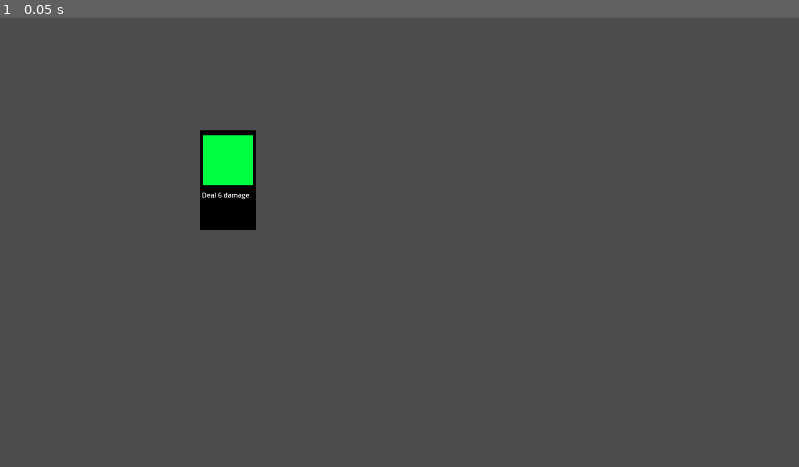
Above: before the commit, frame 1.
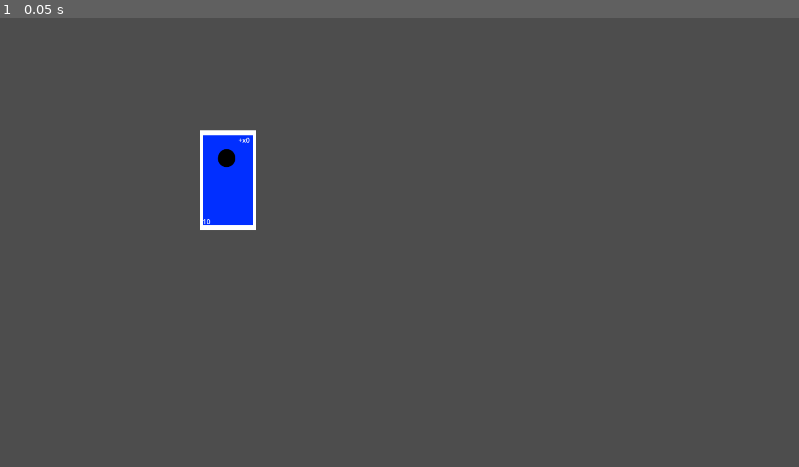
Above: after the commit, the same moment.

Repository: k5nn/ItemShop
Game: Godot game, scene res://components/card/card.tscn
The game is run twice, just before and just after one commit, with the same random seed, the same clock (stepped at 60 frames per second) and the same inputs. The project has no main scene, so this scene is started directly.
Inputs:
- Up to frame 1 (0.05 s): no input

The runs differ from the first frame. In frame 1, 1.6% of the frame differs, in the area x 25-33%, y 24-48%.

Commit message:
house keeping and generic serialization

Diff:
--- a/components/card/battle_layout.tscn
+++ b/components/card/battle_layout.tscn
@@ -1,6 +1,6 @@
 [gd_scene load_steps=2 format=3 uid="uid://b5l6400cyrtfe"]
 
-[ext_resource type="Script" uid="uid://dm1wog71ad3fr" path="res://components/card/quality_layout.gd" id="1_0dwbq"]
+[ext_resource type="Script" uid="uid://dm1wog71ad3fr" path="res://components/card/card_layout.gd" id="1_0dwbq"]
 
 [node name="QualityLayout" type="Control"]
 layout_mode = 3
--- a/components/card/card.gd
+++ b/components/card/card.gd
@@ -14,7 +14,9 @@
 		"name" : "Provenance" ,
 		"base_value" : 10 ,
 		"plus_multiplier" : 0 ,
-		"modifiers" : [ "R" ]
+		"effects" : {
+			"R" : true
+		}
 	}
 	const default_battle = {
 		"bg" : preload("res://assets/Card/Battle/Base_Battle.png") ,
@@ -29,10 +31,52 @@
 			"Quality" : preload( "res://components/card/quality_layout.tscn" ) ,
 			"Battle" : preload( "res://components/card/battle_layout.tscn" ) ,
 			"Negotiation" : true
+		} ,
+	}
+	ret_dict.merge( default_quality )
+	#ret_dict.merge( default_battle )
+
+	if ret_dict.mode == "Quality" :
+		var to_merge = {
+			"to_serialize" : {
+				"Provenance" : preload("res://assets/Card/Quality/Provenance.png") ,
+				"Utility" : preload("res://assets/Card/Quality/Utility.png") ,
+				"Durability" : preload("res://assets/Card/Quality/Durability.png") ,
+				"Craftsmanship" : preload("res://assets/Card/Quality/Craftsmanship.png") ,
+				"R" : preload( "res://assets/Card/Quality/modifier.png" ) ,
+				"G" : preload( "res://assets/Card/Quality/modifier.png" ) ,
+				"B" : preload( "res://assets/Card/Quality/modifier.png" ) ,
+				"Y" : preload( "res://assets/Card/Quality/modifier.png" ) ,
+			} ,
+			"populate_args" : {
+				"bg" : ret_dict.bg ,
+				"mode" : ret_dict.mode ,
+				"name" : ret_dict.name ,
+				"base_value" : ret_dict.base_value ,
+				"plus_multiplier" : ret_dict.plus_multiplier ,
+				"effects" : ret_dict.effects
+			}
 		}
-	}
-	#ret_dict.merge( default_quality )
-	ret_dict.merge( default_battle )
+		ret_dict.merge( to_merge )
+	elif ret_dict.mode == "Battle" :
+		var to_serialize = {
+			"Strike" : preload( "res://assets/Card/Battle/CardArt.png" ) ,
+		}
+
+		for effect in ret_dict.effects :
+			if effect == "HP_damage" :
+				to_serialize.set( effect , "Deal " + str( ret_dict.effects[ "HP_damage" ] ) + " damage" )
+
+		var to_merge = {
+			"to_serialize" : to_serialize ,
+			"populate_args" : {
+				"bg" : ret_dict.bg ,
+				"mode" : ret_dict.mode ,
+				"name" : ret_dict.name ,
+				"effects" : ret_dict.effects
+			}
+		}
+		ret_dict.merge( to_merge )
 
 	return ret_dict
 #create
@@ -46,14 +90,14 @@
 	var required_keys := []
 
 	if local_cfg.mode == "Quality" :
-		required_keys = [ "bg" , "mode" , "name" , "base_value" , "plus_multiplier" , "modifiers" ]
+		required_keys = [ "bg" , "mode" , "name" , "base_value" , "plus_multiplier" , "effects" ]
 
 	if local_cfg.mode == "Battle" :
 		required_keys = [ "bg" , "mode" , "name" , "effects" ]
 
 	for key in required_keys :
 		if local_cfg.get( key , null ) == null :
-			printerr( "missing key : " + key )
+			printerr( "card > verify_cfg > missing key : " + key )
 			get_tree().quit( 12 )
 #read
 
@@ -71,42 +115,8 @@
 		var to_serialize := {}
 		var populate_args := {}
 
-		if local_cfg.mode == "Quality" :
-			to_serialize = {
-				"Provenance" : preload("res://assets/Card/Quality/Provenance.png") ,
-				"Utility" : preload("res://assets/Card/Quality/Utility.png") ,
-				"Durability" : preload("res://assets/Card/Quality/Durability.png") ,
-				"Craftsmanship" : preload("res://assets/Card/Quality/Craftsmanship.png") ,
-				"R" : preload( "res://assets/Card/Quality/modifier.png" ) ,
-				"G" : preload( "res://assets/Card/Quality/modifier.png" ) ,
-				"B" : preload( "res://assets/Card/Quality/modifier.png" ) ,
-				"Y" : preload( "res://assets/Card/Quality/modifier.png" ) ,
-			}
-			populate_args = {
-				"bg" : local_cfg.bg ,
-				"mode" : local_cfg.mode ,
-				"name" : local_cfg.name ,
-				"base_value" : local_cfg.base_value ,
-				"plus_multiplier" : local_cfg.plus_multiplier ,
-				"modifiers" : local_cfg.modifiers
-			}
-		elif local_cfg.mode == "Battle" :
-			to_serialize = {
-				"Strike" : preload( "res://assets/Card/Battle/CardArt.png" ) ,
-				"HP_damage" : "Deal " + str( local_cfg.effects[ "HP_damage" ] ) + " damage"
-			}
-			populate_args = {
-				"bg" : local_cfg.bg ,
-				"mode" : local_cfg.mode ,
-				"name" : local_cfg.name ,
-				"effects" : local_cfg.effects
-			}
-		elif local_cfg.mode == "Negotiation" :
-			to_serialize = {}
-			populate_args = {}
-
-		local_cfg.instance.create_keys( to_serialize )
-		local_cfg.instance.populate_layout( populate_args )
+		local_cfg.instance.create_keys( local_cfg.to_serialize )
+		local_cfg.instance.populate_layout( local_cfg.populate_args )
 		add_child( local_cfg.instance )
 
 #methods
--- a/components/card/quality_layout.gd
+++ b/components/card/card_layout.gd
@@ -52,8 +52,8 @@
 #read
 
 #update
-func add_modifiers( modifiers : Array ) :
-	if modifiers.size() == 0 :
+func add_modifiers( modifiers : Dictionary ) :
+	if modifiers.is_empty() :
 		return
 
 	for child in $DotContainer.get_children() :
--- a/components/card/quality_layout.tscn
+++ b/components/card/quality_layout.tscn
@@ -1,6 +1,6 @@
 [gd_scene load_steps=2 format=3 uid="uid://bwxd8os0jjku"]
 
-[ext_resource type="Script" uid="uid://dm1wog71ad3fr" path="res://components/card/quality_layout.gd" id="1_ud7wt"]
+[ext_resource type="Script" uid="uid://dm1wog71ad3fr" path="res://components/card/card_layout.gd" id="1_ud7wt"]
 
 [node name="QualityLayout" type="Control"]
 layout_mode = 3
Renamed: components/card/quality_layout.gd.uid -> components/card/card_layout.gd.uid
